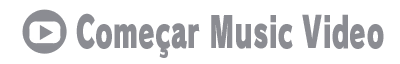
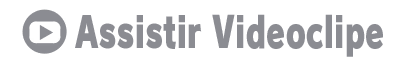
Layer changes from the first 400x64 image to the second:
added layer "Assistir Videoclipe" above "Começar Videoclipe" over [75, 14, 383, 57]
hid "Começar Music Video" over [76, 13, 384, 58]
